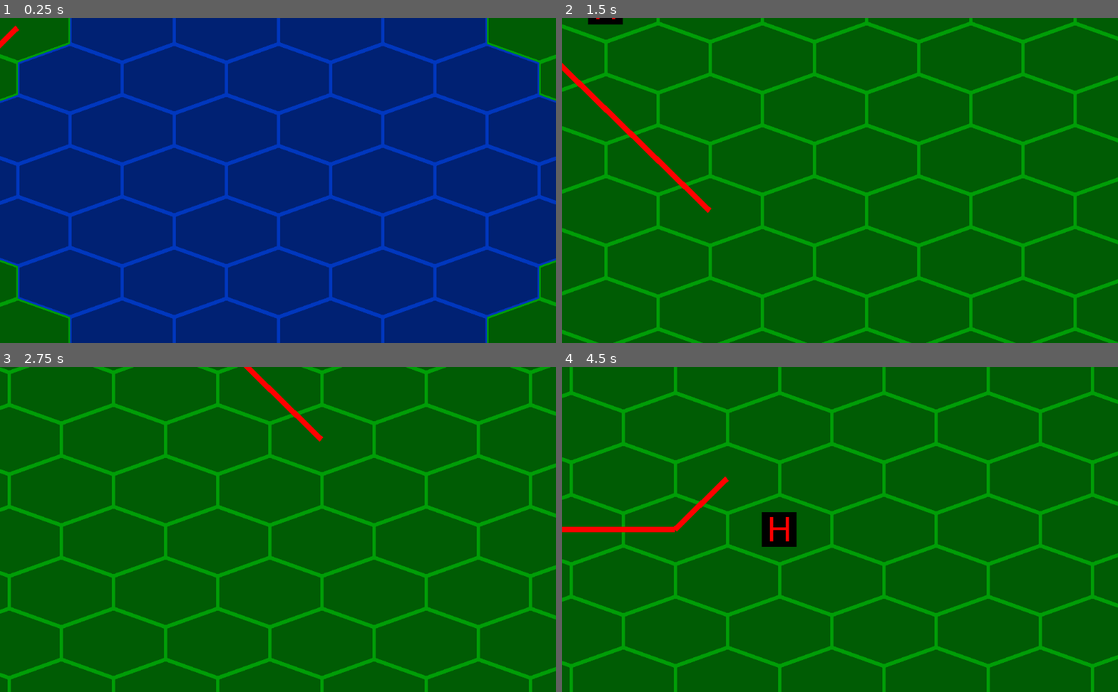
Above: before the commit, frames 1-4 (two rows, left to right).
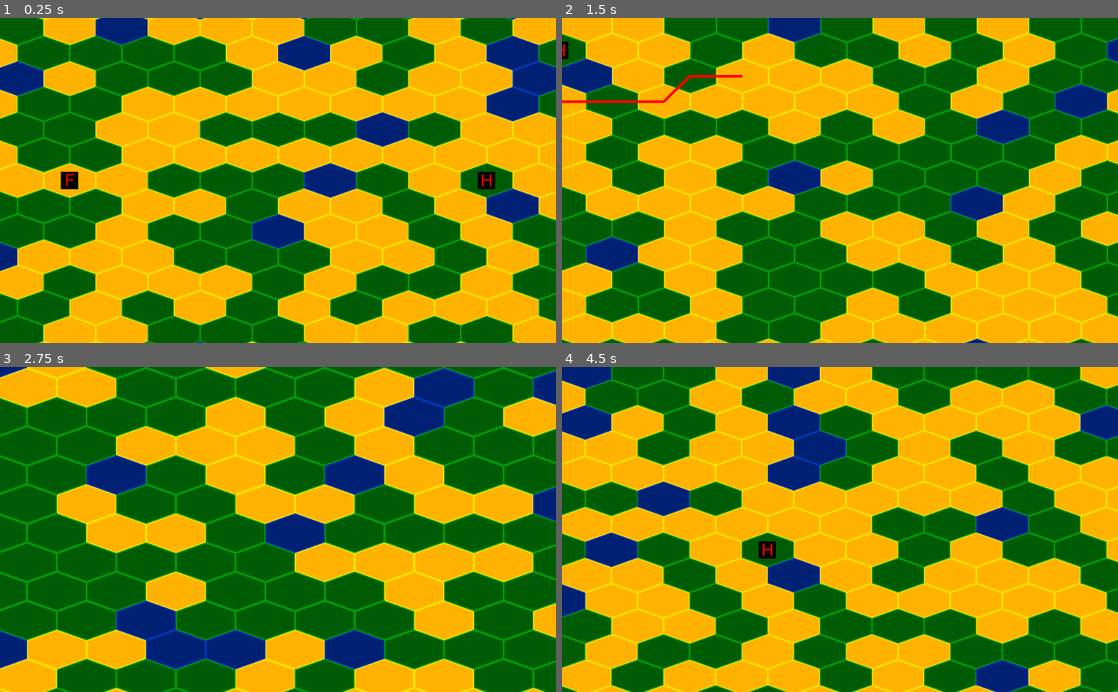
Above: after the commit, the same moments.

Repository: fat-beaver/hedgehog
Game: Godot game, scene res://battle.tscn
The game is run twice, just before and just after one commit, with the same random seed, the same clock (stepped at 60 frames per second) and the same inputs.
Inputs (mouse positions are in pixels of both pictures, inside the frame that each line leads up to):
- Up to frame 1 (0.25 s): no input
- Up to frame 2 (1.5 s): tap Enter at 0.5 s; move the mouse to (962, 164) at 0.52 s; press the mouse at (962, 164) at 0.53 s; hold Right (move_right) 0.53-1.28 s; right-click (962, 164) at 0.8 s; move the mouse to (728, 196) at 1.27 s; release the mouse at (728, 196) at 1.28 s; hold Down (move_down) from 1.28 s (still down); right-click (728, 196) at 1.35 s
- Up to frame 3 (2.75 s): tap Mouse wheel up (zoom_in, bound only after the commit) at 1.55, 2.1 s; move the mouse to (333, 458) at 2.02 s; release Down (move_down) at 2.03 s; hold Right (move_right) from 2.03 s (still down); tap Mouse wheel down (zoom_out, bound only after the commit) at 2.3 s
- Up to frame 4 (4.5 s): move the mouse to (812, 594) at 2.77 s; release Right (move_right) at 2.78 s; hold Up (move_up) 2.78-3.53 s; tap Mouse wheel down (zoom_out, bound only after the commit) at 2.85 s; click (812, 594) at 3.05 s; move the mouse to (1006, 578) at 3.52 s; press the mouse at (1006, 578) at 3.53 s; hold Left (move_left) from 3.53 s (still down); right-click (1006, 578) at 3.8 s; move the mouse to (673, 480) at 4.27 s; release the mouse at (673, 480) at 4.28 s; right-click (673, 480) at 4.35 s

The runs differ from the first frame. In frame 1, 92% of the frame differs, in the area x 0-100%, y 0-100%; in frame 2, 62%; in frame 3, 53%; in frame 4, 70%.

Commit message:
Added zooming and varying movement costs for different terrain

Diff:
--- a/Hex.gd
+++ b/Hex.gd
@@ -36,8 +36,10 @@
 
 func get_movement_cost():
 	var movement_cost = 0
-	if terrain_type == 0 or terrain_type == 2 :
+	if terrain_type == 0:
 		movement_cost = 6
+	elif terrain_type == 2:
+		movement_cost = 12
 	return movement_cost
 
 func passable(passablility: bool):
--- a/HexGrid.gd
+++ b/HexGrid.gd
@@ -18,10 +18,9 @@
 
 func _ready():
 	#generate the map
+	randomize()
 	_generate_map()
 	_draw_map()
-	#centre the camera on hex (0,0)
-	_camera.set_global_position(get_hex_at_coords(Vector2(0, 0)).get_centre_point())
 
 func _generate_map():
 	#create all of the hexes to fill a sample map
@@ -35,10 +34,15 @@
 					var hex = Hex.new(Vector2(q,r), 0)
 					#set the terrain of the hex to its distance from the centre, as a demonstration
 					#hex.set_terrain_type(find_hex_distance(tempCentreHex, hex) / 2 %4)
-					if find_hex_distance(tempCentreHex, hex) < 4:
+					var hex_terrain_raw = rand_range(0,12)
+
+					if hex_terrain_raw >= 0 and hex_terrain_raw < 6:
+						hex.set_terrain_type(0)
+					elif hex_terrain_raw >= 6 and hex_terrain_raw < 11:
+						hex.set_terrain_type(2)
+					else:
 						hex.set_terrain_type(1)
-					else:
-						hex.set_terrain_type(0)
+
 					_hexes.append(hex)
 
 
@@ -52,7 +56,7 @@
 			return hex
 	return null
 
-func find_neighbours_of(cell: Hex) -> Array:
+func find_neighbours(cell: Hex) -> Array:
 	var neighbours = []
 	var cell_coords = cell.get_coords()
 	for direction in _directions:
@@ -62,7 +66,7 @@
 	return neighbours
 
 func find_passable_neighbours(cell: Hex) -> Array:
-	var all_neighbours = find_neighbours_of(cell)
+	var all_neighbours = find_neighbours(cell)
 	var passable_neighbours = []
 	for neighbour in all_neighbours:
 		if neighbour.is_passable():
@@ -122,7 +126,10 @@
 		return queue.size()
 
 func find_path_between(start: Hex, goal: Hex) -> Array:
-	if start == null or goal == null:
+	#cannot find a path between cells that do not exist and trying to find a path to a hex that is
+	# surrounded by impassable terrain is pointless
+	if start == null or goal == null or find_passable_neighbours(goal).size() == 0:
+		print("a")
 		return Array()
 	var frontier = PriorityQueue.new()
 	frontier.push(start, 0)
--- a/battle.gd
+++ b/battle.gd
@@ -5,31 +5,43 @@
 onready var path = $HexGrid/HexPath
 
 var last_mouse_hex
+var zoom_level = 2
+
+const min_zoom = 1
+const max_zoom = 5
+const camera_movement_mult = 1200
 
 const ferret_hex_coords = Vector2(-4, 0)
 onready var ferret_hex = grid.get_hex_at_coords(ferret_hex_coords)
 
 func _ready():
-	pass
+	#centre the camera on hex (0,0)
+	camera.set_global_position(grid.get_hex_at_coords(Vector2(0, 0)).get_centre_point())
+	camera.zoom = Vector2(zoom_level, zoom_level)
 
 func _process(delta):
 	var movement_vector: Vector2 = Input.get_vector("move_left", "move_right", "move_up", "move_down")
-	camera.move_local_x(movement_vector.x * 1600 * delta)
-	camera.move_local_y(movement_vector.y * 1600 * delta)
+	camera.move_local_x(movement_vector.x * camera_movement_mult * delta * zoom_level)
+	camera.move_local_y(movement_vector.y * camera_movement_mult * delta * zoom_level)
 
 	var hex_coords_of_mouse = grid.hex_coords_of_point(get_global_mouse_position())
 	if Input.is_action_pressed("left_click"):
-		grid.set_hex_terrain(grid.get_hex_at_coords(hex_coords_of_mouse), 3)
+		var mouse_hex = grid.get_hex_at_coords(grid.hex_coords_of_point(get_global_mouse_position()))
+		if last_mouse_hex != mouse_hex and mouse_hex != null:
+			var path_start = ferret_hex
+			var path_end = mouse_hex
+			if path_start.is_passable() and path_end.is_passable():
+				path.set_path(grid.find_path_between(path_start, path_end))
+				last_mouse_hex = mouse_hex
+			else:
+				path.clear_path()
 
-	if Input.is_action_pressed("right_click"):
-		grid.set_terrain_all_tiles(0)
+	if Input.is_action_just_released("zoom_out") and zoom_level < max_zoom:
+		zoom_level += 0.25
+		print(zoom_level)
+		camera.zoom = Vector2(zoom_level, zoom_level)
 
-	var mouse_hex = grid.get_hex_at_coords(grid.hex_coords_of_point(get_global_mouse_position()))
-	if last_mouse_hex != mouse_hex and mouse_hex != null:
-		var path_start = ferret_hex
-		var path_end = mouse_hex
-		if path_start.is_passable() and path_end.is_passable():
-			path.set_path(grid.find_path_between(path_start, path_end))
-			last_mouse_hex = mouse_hex
-		else:
-			path.clear_path()
+	if Input.is_action_just_released("zoom_in") and zoom_level > min_zoom:
+		zoom_level -= 0.25
+		print(zoom_level)
+		camera.zoom = Vector2(zoom_level, zoom_level)
--- a/battle.tscn
+++ b/battle.tscn
@@ -23,11 +23,11 @@
 show_collision = true
 format = 1
 
+[node name="Camera2D" type="Camera2D" parent="HexGrid"]
+current = true
+
 [node name="HexPath" type="Node2D" parent="HexGrid"]
 script = ExtResource( 6 )
-
-[node name="Camera2D" type="Camera2D" parent="HexGrid"]
-current = true
 
 [node name="Ferret #1" type="Node2D" parent="."]
 position = Vector2( -672, 64 )
--- a/project.godot
+++ b/project.godot
@@ -82,6 +82,16 @@
 "events": [ Object(InputEventMouseButton,"resource_local_to_scene":false,"resource_name":"","device":-1,"alt":false,"sh …(213 unchanged characters)…
  ]
 }
+zoom_out={
+"deadzone": 0.5,
+"events": [ Object(InputEventMouseButton,"resource_local_to_scene":false,"resource_name":"","device":-1,"alt":false,"shift":false,"control":false,"meta":false,"command":false,"button_mask":0,"position":Vector2( 0, 0 ),"global_position":Vector2( 0, 0 ),"factor":1.0,"button_index":5,"pressed":false,"doubleclick":false,"script":null)
+ ]
+}
+zoom_in={
+"deadzone": 0.5,
+"events": [ Object(InputEventMouseButton,"resource_local_to_scene":false,"resource_name":"","device":-1,"alt":false,"shift":false,"control":false,"meta":false,"command":false,"button_mask":0,"position":Vector2( 0, 0 ),"global_position":Vector2( 0, 0 ),"factor":1.0,"button_index":4,"pressed":false,"doubleclick":false,"script":null)
+ ]
+}
 
 [physics]
 
